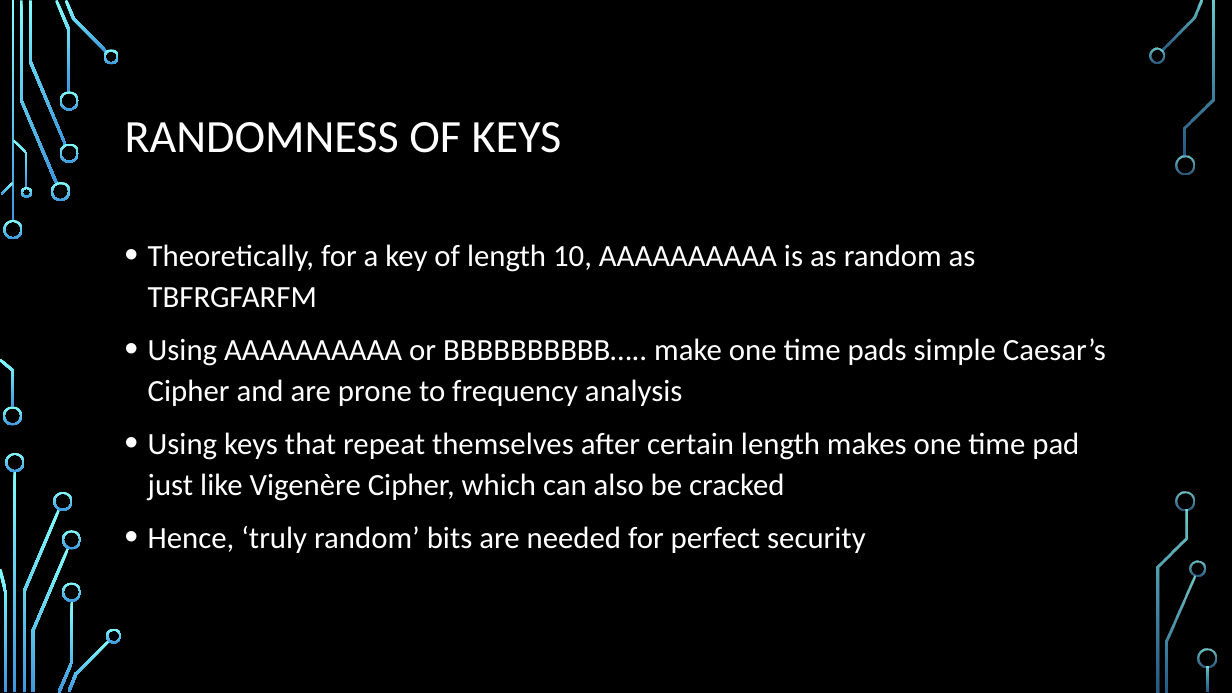
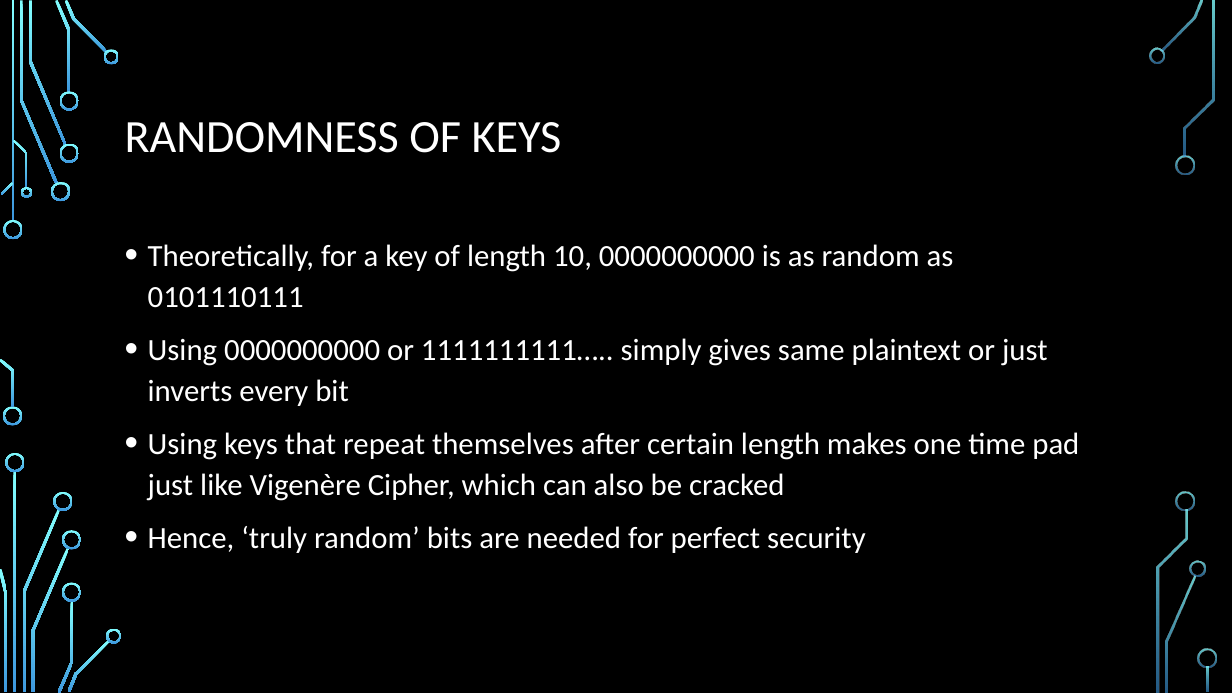
Before and after one commit to stevemann2705/meetup, a slide deck: slide 25 of Crypto.pptx. Drawn at 1232x693 pixels with LibreOffice and Linux fonts; fonts in the diff are those of the drawing; background and template pictures are left out. Boxes give left, top, right and bottom in pixels: in the first picture for what was removed or moved away, otherwise in the second. Text is boxed around its words. In the diff, an @@ line names an element or a change of style, - is before the commit and + after.

```diff
--- a/Crypto.pptx
+++ b/Crypto.pptx
@@ text at bbox=[148, 244, 1048, 406]: text changed @@
-• Theoretically, for a key of length 10, AAAAAAAAAA is as random as TBFRGFARFM
-• Using AAAAAAAAAA or BBBBBBBBBB….. make one time pads simple Caesar’s Cipher and are prone to frequency analysis
+• Theoretically, for a key of length 10, 0000000000 is as random as 0101110111
+• Using 0000000000 or 1111111111….. simply gives same plaintext or just inverts every bit
```
Also in this commit, not shown: 1 other slide changed, 16 slides added.
